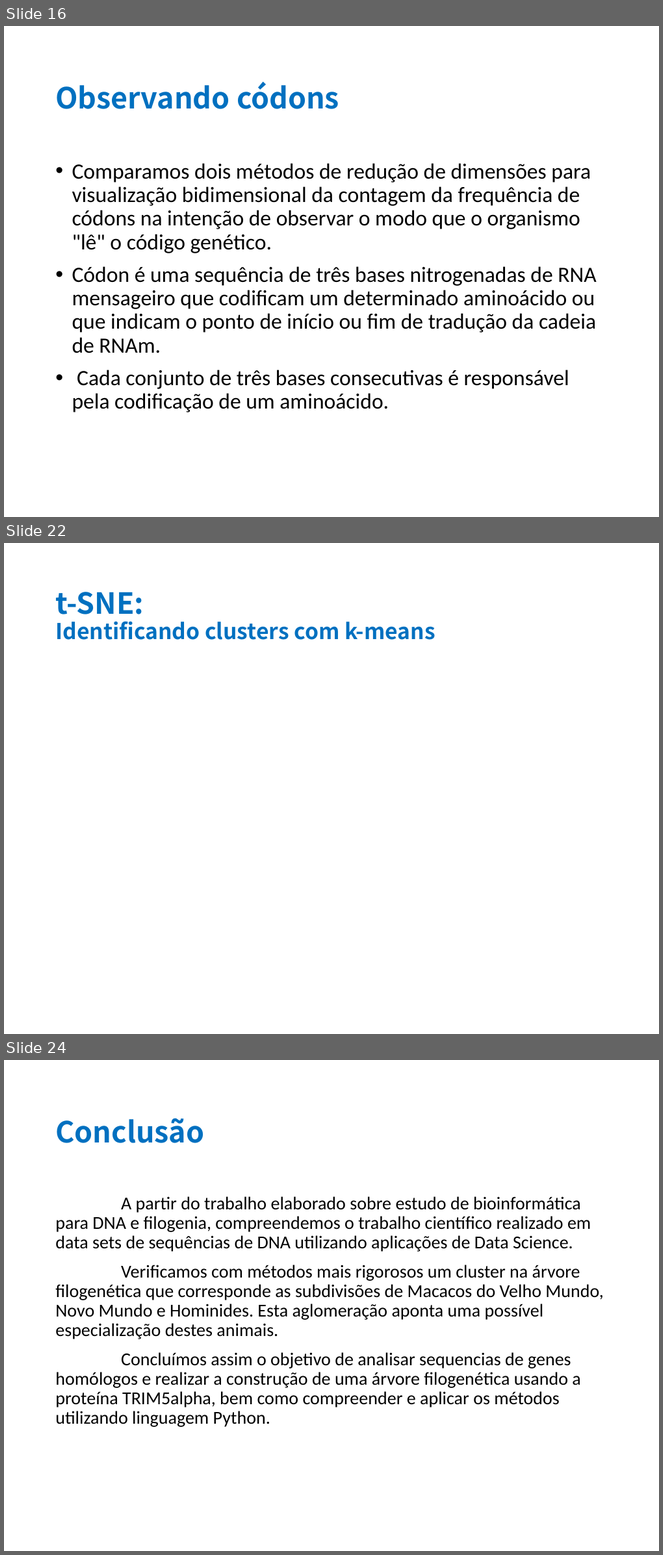
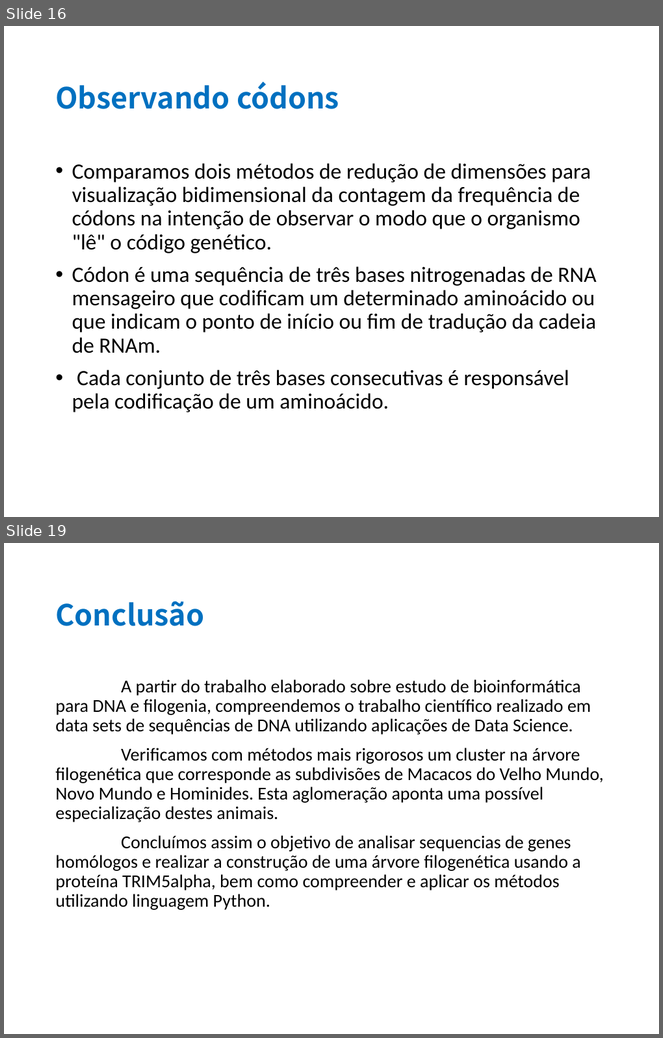
Before and after one commit to viniciusd-avila/phylogenetic-analysis, a slide deck: pptx/bioinfo_FinalPresentation.pptx. Shown one above the other, each under a label of ours: slides 16, 22 and 24 before the commit, slides 16 and 19 after it; the slides between them are not shown. The pictures are 663x1555 and 663x1038 pixels, drawn with LibreOffice and Linux fonts; fonts in the diff are those of the drawing. Boxes give left, top, right and bottom in pixels: in the first picture for what was removed or moved away, otherwise in the second. Text is boxed around its words. In the diff, an @@ line names an element or a change of style, - is before the commit and + after.

```diff
--- a/pptx/bioinfo_FinalPresentation.pptx
+++ b/pptx/bioinfo_FinalPresentation.pptx
@@ slide 22 removed at (x1=4, y1=543, x2=659, y2=1034), background #FFFFFF @@
@@ title removed at (x1=55, y1=592, x2=435, y2=640) @@
-t-SNE:
-Identificando clusters com k-means
@@ what was slide 24 is now slide 19 @@
```
Also in this commit, not shown: 1 slide changed, 1 slide added, 5 other slides removed.
